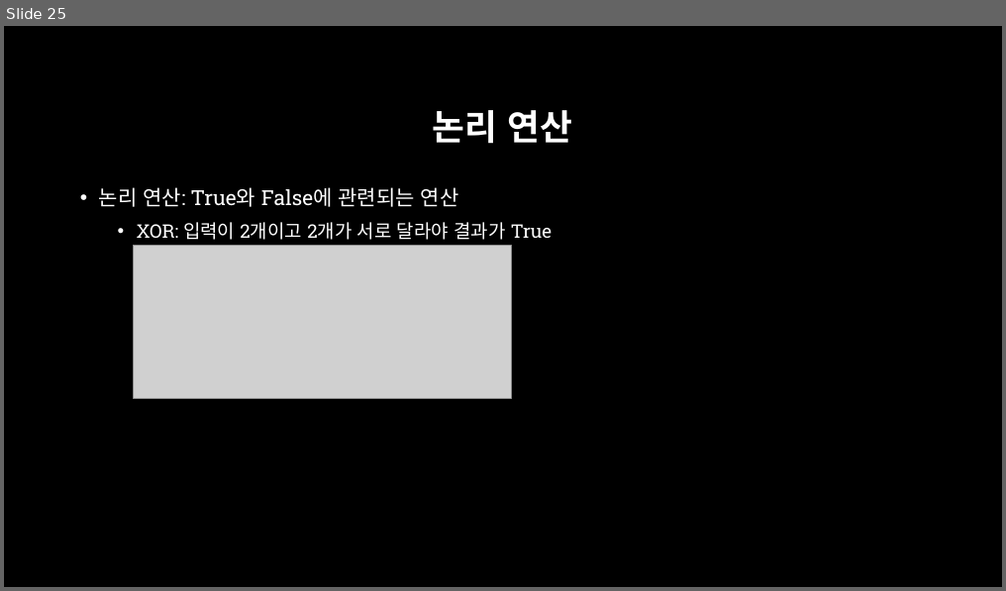
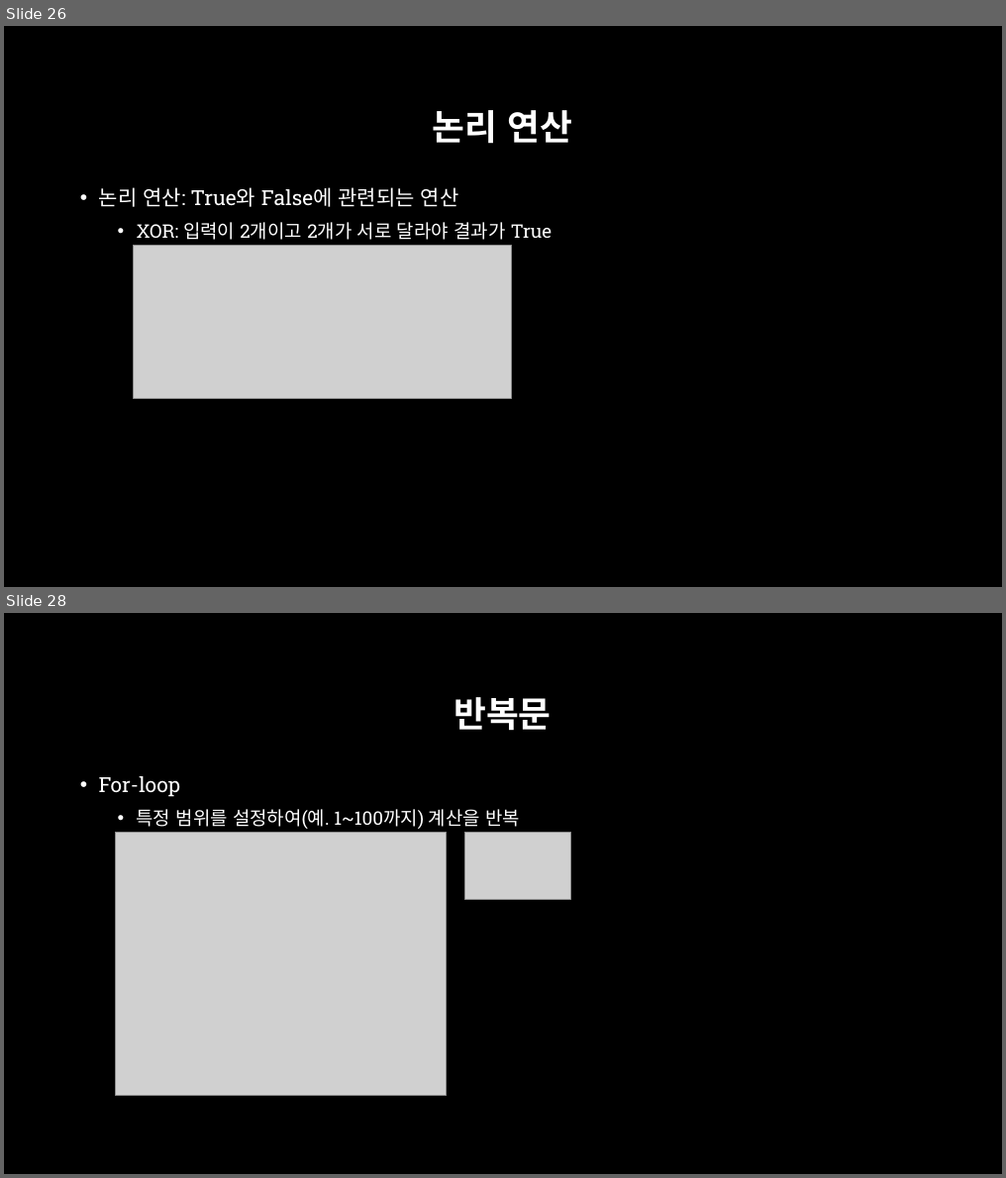
Before and after one commit to across0406/2017-GNU-Science-Camp-of-Computer-Science, a slide deck: ppt/2. 실습환경 및 Python 기초.pptx. Shown one above the other, each under a label of ours: slide 25 before the commit, slides 26 and 28 after it; the slides between them are not shown. The pictures are 1006x591 and 1006x1178 pixels, drawn with LibreOffice and Linux fonts; fonts in the diff are those of the drawing; grey boxes stand for pictures; background and template pictures are left out. Boxes give left, top, right and bottom in pixels: in the first picture for what was removed or moved away, otherwise in the second. Text is boxed around its words. In the diff, an @@ line names an element or a change of style, - is before the commit and + after.

```diff
--- a/ppt/2. 실습환경 및 Python 기초.pptx
+++ b/ppt/2. 실습환경 및 Python 기초.pptx
@@ slide 28 added at (4, 613, 1002, 1174), background picture (left out) @@
@@ title added at (453, 697, 550, 731), 34 pt, text #FFFFFF, bold @@
+반복문
@@ text added at (99, 776, 520, 829), 18 pt, text #FFFFFF @@
+• For-loop
+  • 특정 범위를 설정하여(예. 1~100까지) 계산을 반복
@@ picture added at (116, 833, 447, 1096) @@
@@ picture added at (465, 833, 571, 900) @@
@@ what was slide 25 is now slide 26 @@
```
Also in this commit, not shown: 3 slides changed, 3 other slides added, 9 other files.
